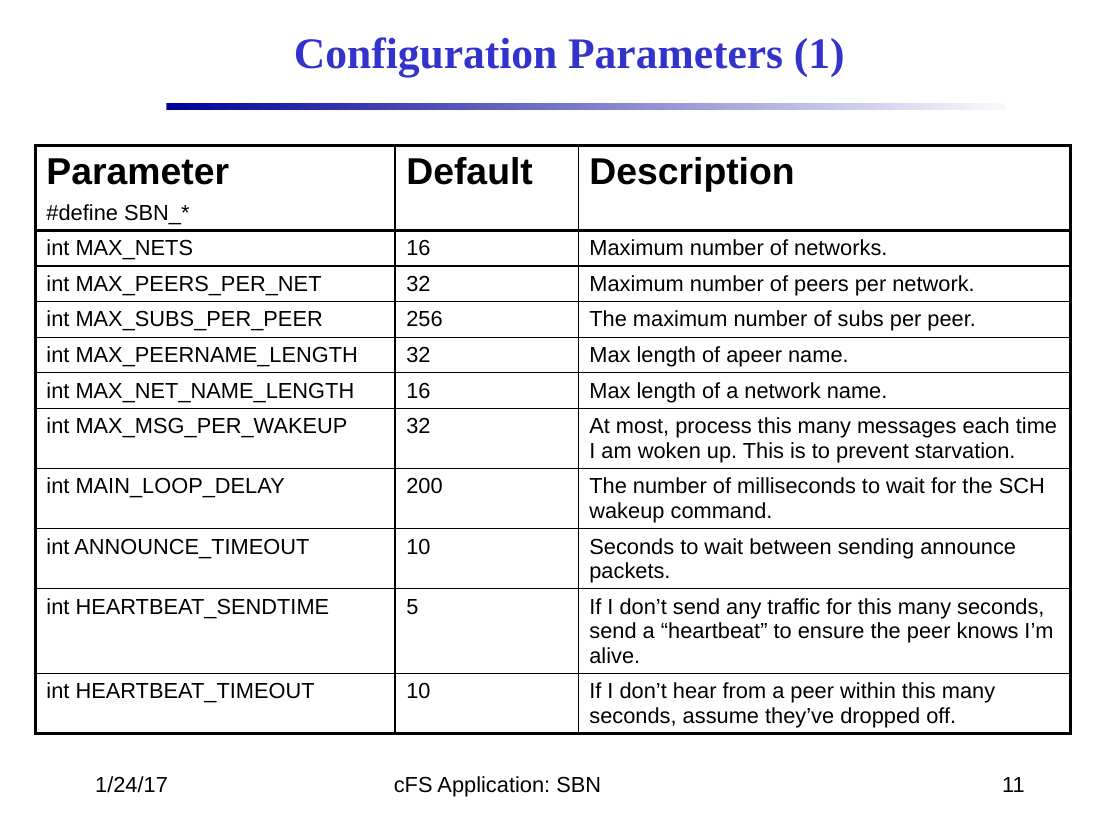
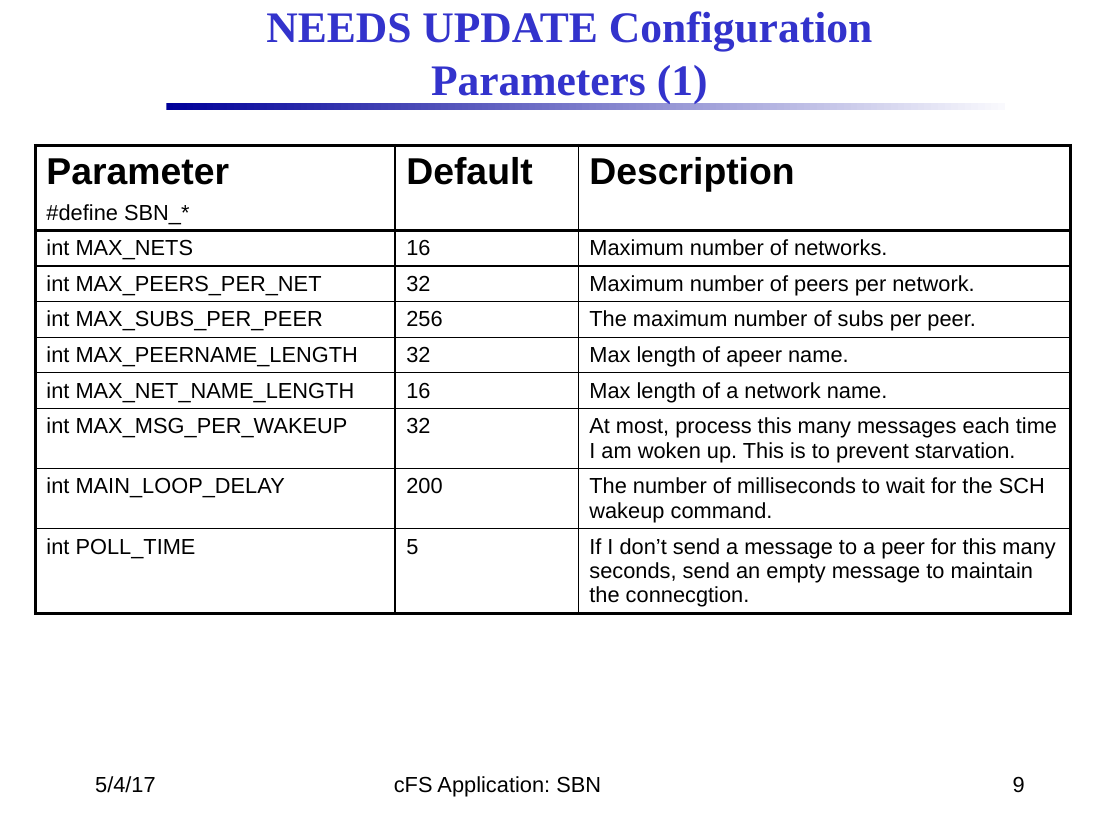
Before and after one commit to nasa/SBN, a slide deck: slide 9 of docs/SBN_Design.pptx (slide 11 before the commit). Drawn at 1120x840 pixels with LibreOffice and Linux fonts; fonts in the diff are those of the drawing; background and template pictures are left out. Boxes give left, top, right and bottom in pixels: in the first picture for what was removed or moved away, otherwise in the second. Text is boxed around its words. In the diff, an @@ line names an element or a change of style, - is before the commit and + after.

Commit message:
updated

```diff
--- a/docs/SBN_Design.pptx
+++ b/docs/SBN_Design.pptx
@@ title at (266, 11, 872, 103): text changed @@
-Configuration Parameters (1)
+NEEDS UPDATE Configuration Parameters (1)
@@ table at (35, 146, 1068, 640) @@
-row 9: int ANNOUNCE_TIMEOUT | 10 | Seconds to wait between sending announce packets.
-row 10: int HEARTBEAT_SENDTIME | 5 | If I don’t send any traffic for this many seconds, send a “heartbeat” to ensure the peer knows I’m alive.
-row 11: int HEARTBEAT_TIMEOUT | 10 | If I don’t hear from a peer within this many seconds, assume they’ve dropped off.
+row 9: int POLL_TIME | 5 | If I don’t send a message to a peer for this many seconds, send an empty message to maintain the connecgtion.
@@ text at (95, 776, 156, 793): text changed @@
-1/24/17
+5/4/17
@@ page number at (1013, 776, 1025, 793): text changed @@
-11
+9
```
Also in this commit, not shown: 19 other slides changed, 1 slide added.
